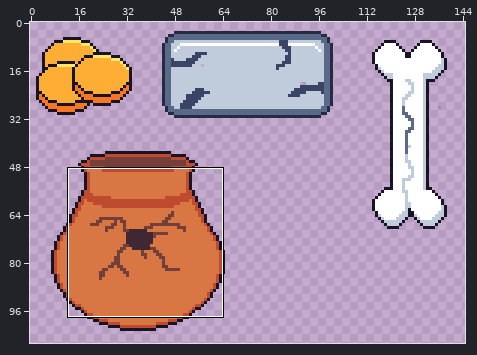
Edited in one commit: pixel-art file (res/sketches.aseprite). The first picture is a wide view before the edit; the outline marks the close-up.
Close-up. As it was:
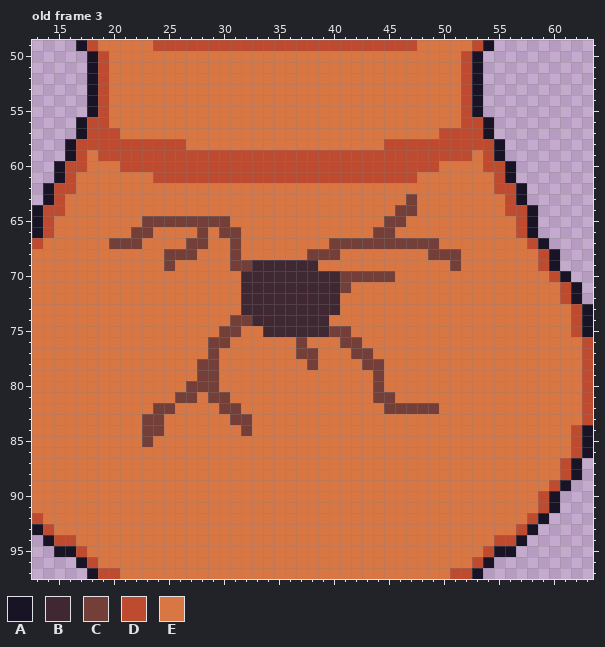
180x180 pixels, 3 frames. Shown: old frame 3: x 13..63, y 49..97. The wide view leaves out empty margins. The commit also changed other frames or places, which this record leaves out.
Palette (. is transparent): A #181425  B #3f2832  C #743f39  D #be4a2f  E #d87644
Pixels before, old frame 3 (only the part around the change), first column x 13:
51 .....ADEEEEEEEEEEEEEEEEEEEEEEEEEEEEEEEEDA..........
52 .....ADEEEEEEEEEEEEEEEEEEEEEEEEEEEEEEEEDA..........
53 .....ADEEEEEEEEEEEEEEEEEEEEEEEEEEEEEEEEDA..........
54 .....ADEEEEEEEEEEEEEEEEEEEEEEEEEEEEEEEEDA..........
55 .....ADEEEEEEEEEEEEEEEEEEEEEEEEEEEEEEEEDA..........
56 ....ADDEEEEEEEEEEEEEEEEEEEEEEEEEEEEEEEEDDA.........
57 ....ADDDEEEEEEEEEEEEEEEEEEEEEEEEEEEEEDDDDA.........
58 ...ADDDDDDDDDDEEEEEEEEEEEEEEEEEEDDDDDDDDDDA........
59 ...ADEDDDDDDDDDDDDDDDDDDDDDDDDDDDDDDDDDDEDA........
60 ..ADDEEEDDDDDDDDDDDDDDDDDDDDDDDDDDDDDEEEEDDA.......
61 ..ADEEEEEEEDDDDDDDDDDDDDDDDDDDDDDDDEEEEEEEDA.......
62 .ADDEEEEEEEEEEEEEEEEEEEEEEEEEEEEEEEEEEEEEEDDA......
63 .ADEEEEEEEEEEEEEEEEEEEEEEEEEEEEEEECEEEEEEEEDA......
64 ADDEEEEEEEEEEEEEEEEEEEEEEEEEEEEEECCEEEEEEEEDDA.....
65 ADEEEEEEEECCCCCCCCEEEEEEEEEEEEEECCEEEEEEEEEEDA.....
66 ADEEEEEEECCEEEECECCEEEEEEEEEEEECCEEEEEEEEEEEDA.....
67 DEEEEEECCCEEEECCEECEEEEEEEECCCCCCCCCCEEEEEEEEDA....
68 EEEEEEEEEEEECCCEEECEEEEEECCCEEEEEEEECCCEEEEEEEDA...
69 EEEEEEEEEEEECEEEEECCBBBBBBEEEEEEEEEEEECEEEEEEEDA...
70 EEEEEEEEEEEEEEEEEEEBBBBBBBBBCCCCCEEEEEEEEEEEEEEDA..
71 EEEEEEEEEEEEEEEEEEEBBBBBBBBBCEEEEEEEEEEEEEEEEEEEDA.
72 EEEEEEEEEEEEEEEEEEEBBBBBBBBBEEEEEEEEEEEEEEEEEEEEDA.
73 EEEEEEEEEEEEEEEEEEEBBBBBBBBBEEEEEEEEEEEEEEEEEEEEEDA
74 EEEEEEEEEEEEEEEEEECCBBBBBBBEEEEEEEEEEEEEEEEEEEEEEDA
75 EEEEEEEEEEEEEEEEECCEEBBBBBBCCEEEEEEEEEEEEEEEEEEEEDA
76 EEEEEEEEEEEEEEEECCEEEEEECEEECCEEEEEEEEEEEEEEEEEEEED
77 EEEEEEEEEEEEEEEECEEEEEEECCEEECCEEEEEEEEEEEEEEEEEEED
78 EEEEEEEEEEEEEEECCEEEEEEEECEEEECCEEEEEEEEEEEEEEEEEED
79 EEEEEEEEEEEEEEECCEEEEEEEEEEEEEECEEEEEEEEEEEEEEEEEED
80 EEEEEEEEEEEEEECCCEEEEEEEEEEEEEECEEEEEEEEEEEEEEEEEED
81 EEEEEEEEEEEEECCECCEEEEEEEEEEEEECCEEEEEEEEEEEEEEEEED
82 EEEEEEEEEEECCEEEECCEEEEEEEEEEEEECCCCCEEEEEEEEEEEEED
83 EEEEEEEEEECCEEEEEECCEEEEEEEEEEEEEEEEEEEEEEEEEEEEEED
84 EEEEEEEEEECCEEEEEEECEEEEEEEEEEEEEEEEEEEEEEEEEEEEEDA
85 EEEEEEEEEECEEEEEEEEEEEEEEEEEEEEEEEEEEEEEEEEEEEEEEDA
86 EEEEEEEEEEEEEEEEEEEEEEEEEEEEEEEEEEEEEEEEEEEEEEEEEDA
87 EEEEEEEEEEEEEEEEEEEEEEEEEEEEEEEEEEEEEEEEEEEEEEEEDA.
88 EEEEEEEEEEEEEEEEEEEEEEEEEEEEEEEEEEEEEEEEEEEEEEEEDA.
89 EEEEEEEEEEEEEEEEEEEEEEEEEEEEEEEEEEEEEEEEEEEEEEEDA..
90 EEEEEEEEEEEEEEEEEEEEEEEEEEEEEEEEEEEEEEEEEEEEEEDA...
91 EEEEEEEEEEEEEEEEEEEEEEEEEEEEEEEEEEEEEEEEEEEEEEDA...
92 DEEEEEEEEEEEEEEEEEEEEEEEEEEEEEEEEEEEEEEEEEEEEDA....
93 ADEEEEEEEEEEEEEEEEEEEEEEEEEEEEEEEEEEEEEEEEEEDA.....
94 .ADDEEEEEEEEEEEEEEEEEEEEEEEEEEEEEEEEEEEEEEDDA......
95 ..AADEEEEEEEEEEEEEEEEEEEEEEEEEEEEEEEEEEEEDAA.......
96 ....ADEEEEEEEEEEEEEEEEEEEEEEEEEEEEEEEEEEDA.........
97 .....ADDEEEEEEEEEEEEEEEEEEEEEEEEEEEEEEDDA..........
After:
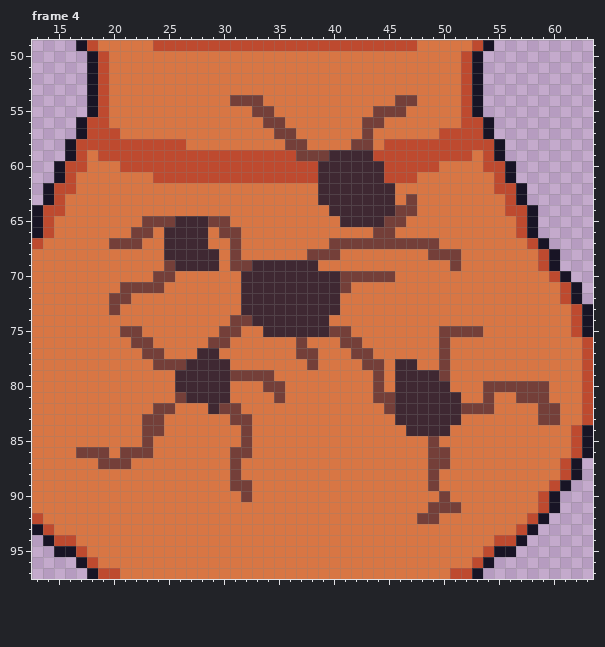
A new or re-ordered frame is compared with the old frame closest to it.
Edits made:
frames 3 -> 4
Frame 4 is new; against old frame 3:
Colour C gives way to colour B in row 65 at x 26 to 28; in row 66 at x 28; in row 67 at x 27 to 28; in row 68 at x 25 to 27; in row 77 at x 29; in rows 78 to 79 at x 28 to 29.
Colour C gives way to colour B in row 80 at x 27 to 29; in row 81 at x 27 and 29 to 30; in row 82 at x 46 to 49.
Colour D gives way to colour B in row 59 at x 40 to 43; in rows 60 to 61 at x 39 to 44.
Colour E gives way to colour B in rows 62 to 63 at x 39 to 45; in row 64 at x 40 to 45; in row 65 at x 41 to 44; in row 66 at x 25 to 27; in row 67 at x 25 to 26; in row 68 at x 28 to 29.
Colour E gives way to colour B in row 69 at x 26 to 29; in row 77 at x 28; in row 78 at x 27, 30 and 46 to 47; in row 79 at x 26 to 27, 30 and 46 to 49; in row 80 at x 26, 30 and 46 to 50; in row 81 at x 28 and 46 to 51.
Colour E gives way to colour B in row 82 at x 29 and 50 to 51; in row 83 at x 46 to 51; in row 84 at x 47 to 50.
Colour D gives way to colour C in row 59 at x 37 to 39.
Colour E gives way to colour C in row 54 at x 31 to 33 and 46 to 47; in row 55 at x 33 to 34 and 44 to 46; in row 56 at x 34 to 35 and 43 to 44; in row 57 at x 35 to 36 and 43; in row 58 at x 36 to 37 and 42 to 43; in row 70 at x 24 to 25.
Colour E gives way to colour C in row 71 at x 21 to 24; in row 72 at x 20 to 21; in row 73 at x 20; in row 75 at x 21 to 22 and 50 to 53; in row 76 at x 22 to 23 and 50; in row 77 at x 23 to 24 and 50.
Colour E gives way to colour C in row 78 at x 24 to 26 and 50; in row 79 at x 31 to 34 and 50; in row 80 at x 34 to 35 and 54 to 59; in row 81 at x 35, 54 and 57 to 59; in row 82 at x 52 to 54 and 59 to 60; in row 83 at x 59 to 60.
Colour E gives way to colour C in row 85 at x 32 and 49; in row 86 at x 17 to 19, 21 to 23, 31 to 32 and 49 to 50; in row 87 at x 19 to 21, 31 and 49 to 50; in row 88 at x 31 and 49; in row 89 at x 31 to 32 and 49; in row 90 at x 32 and 50.
Colour E gives way to colour C in row 91 at x 49 to 51; in row 92 at x 48 to 49.
Changed places in both close-ups, as pixel boxes (x1, y1, x2, y2):
changed: (76, 95, 560, 524)
